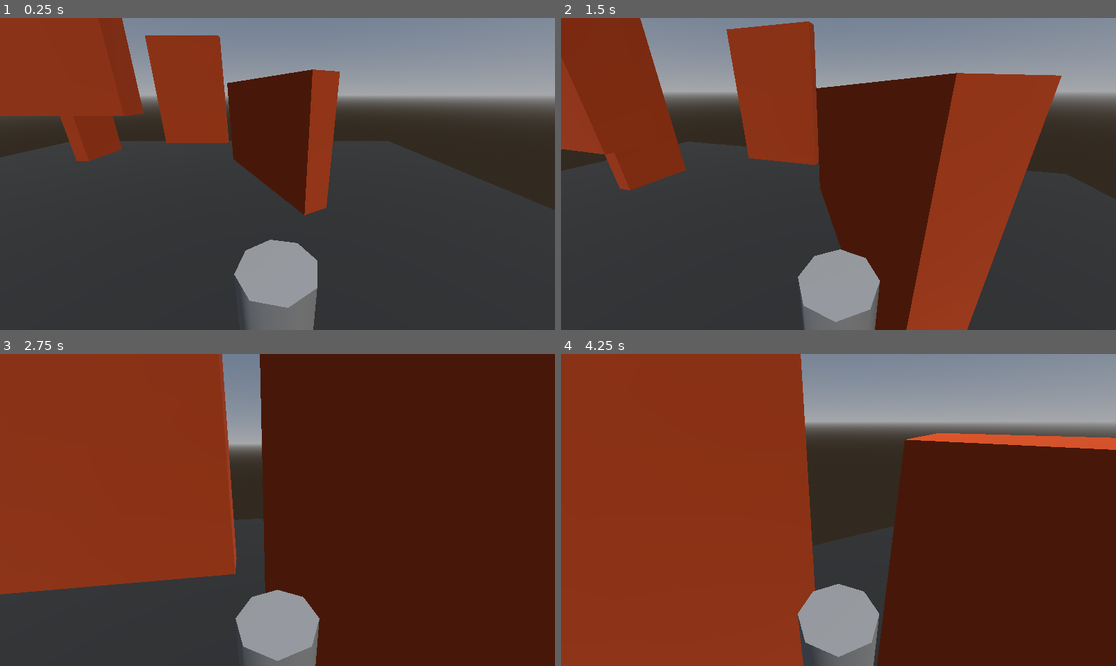
Above: before the commit, frames 1-4 (two rows, left to right).
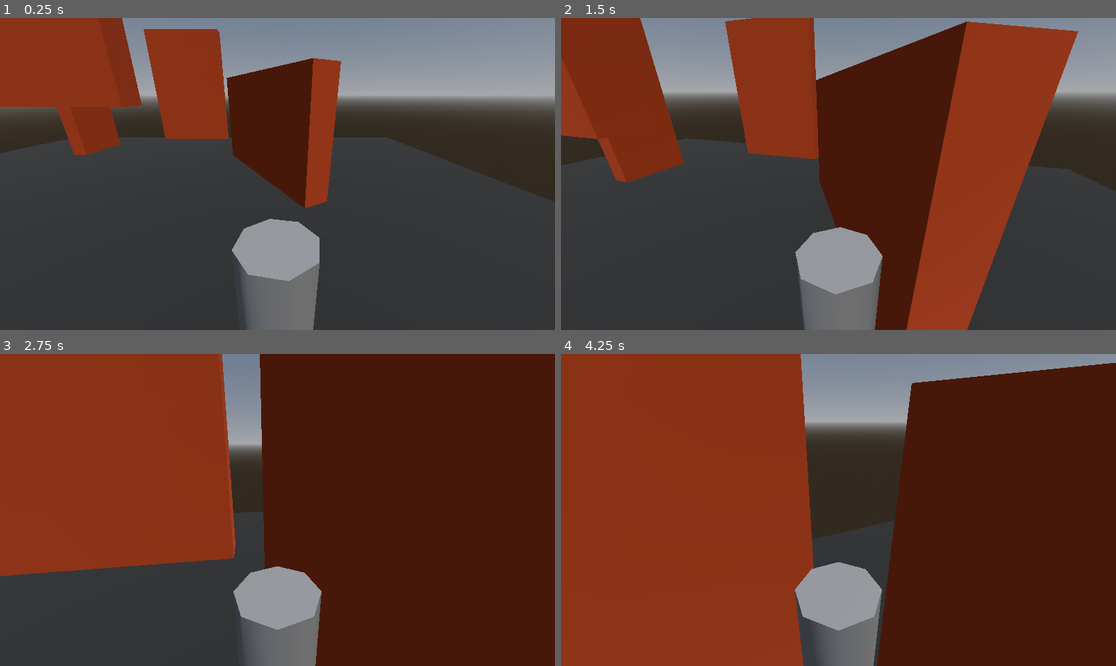
Above: after the commit, the same moments.

Repository: drakshruk/3d-test-project
Game: Godot game, scene res://scenes/main_scene.tscn
Same seed, same stepped clock (60 frames per second), same inputs: the game is played once before the commit and once after it.
Inputs (mouse positions are in pixels of both pictures, inside the frame that each line leads up to):
- Up to frame 1 (0.25 s): no input
- Up to frame 2 (1.5 s): tap Enter (ui_accept) at 0.5, 0.77 s; move the mouse to (866, 174) at 0.52 s; hold C (crouch) 0.53-1.28 s; hold W (forward) from 0.53 s (still down); click (866, 174) at 0.67 s; move the mouse to (810, 174) at 1.27 s; tap Shift (dash) at 1.35 s
- Up to frame 3 (2.75 s): keep holding W (forward); tap Enter (ui_accept) at 1.52 s; move the mouse to (288, 503) at 2.02 s; hold Ctrl (sprint) from 2.03 s (still down)
- Up to frame 4 (4.25 s): keep holding W (forward); move the mouse to (832, 516) at 2.77 s; release Ctrl (sprint) at 2.78 s; tap E (stick_to_the_wall) at 2.85 s; click (832, 516) at 2.92 s; tap Enter (ui_accept) at 3.02, 3.77 s; move the mouse to (877, 513) at 3.52 s; hold C (crouch) from 3.53 s (still down)

The runs differ from the first frame. In frame 1, 5.1% of the frame differs, in the area x 0-100%, y 3-93%; in frame 2, 9.6%; in frame 3, 5.0%; in frame 4, 11%, in the area x 42-100%, y 2-98%.

Commit message:
tweaked camera pivot positioning in crouch

Diff:
--- a/scripts/player.gd
+++ b/scripts/player.gd
@@ -179,7 +179,7 @@
 	collision_shape.position.y -= height_diff / 2.0
 
 	# Smooth camera transition
-	var camera_target_y = target_height - 0.2
+	var camera_target_y = target_height - 0.5
 	camera_pivot.position.y = lerp(camera_pivot.position.y, camera_target_y, crouch_transition_speed * delta)
 
 func change_hp(d_hp: float) -> void:
